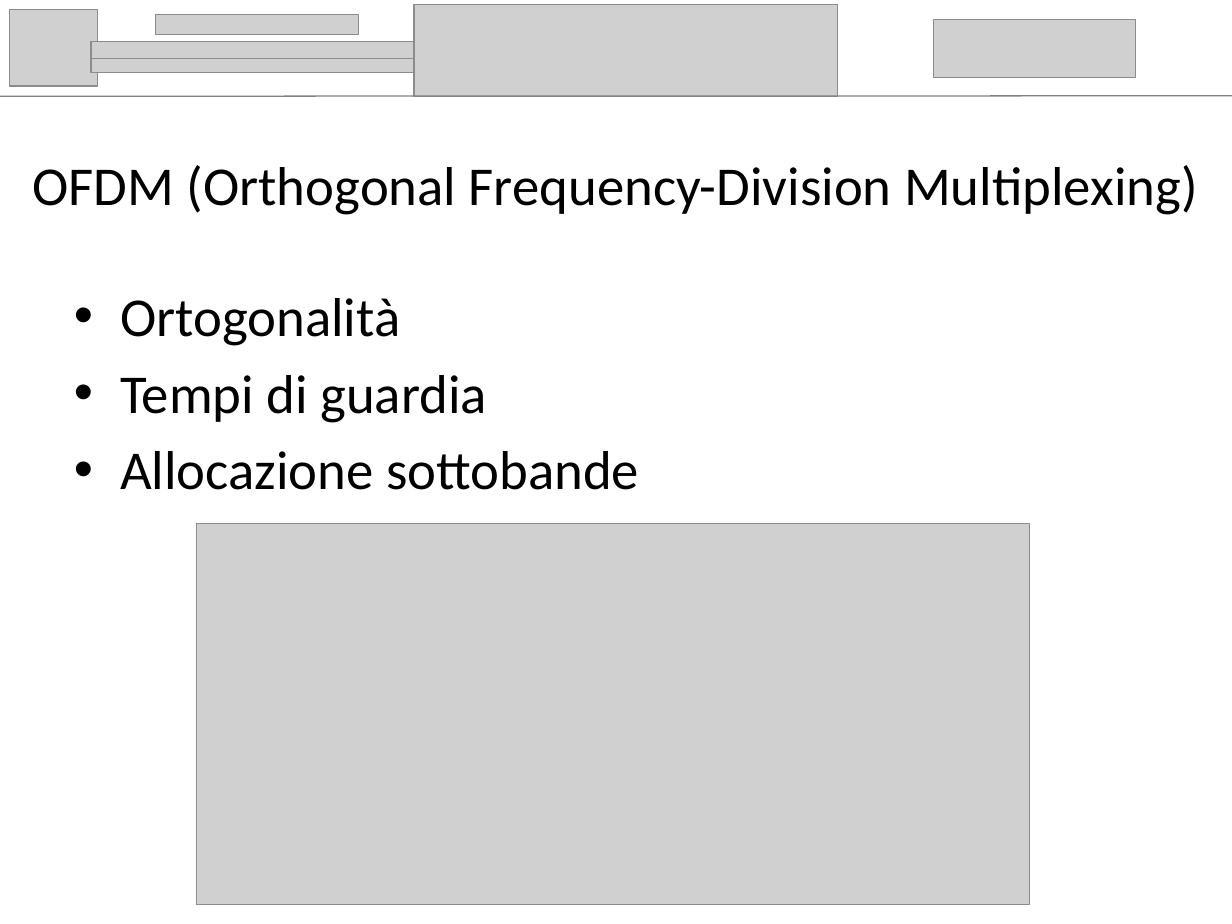
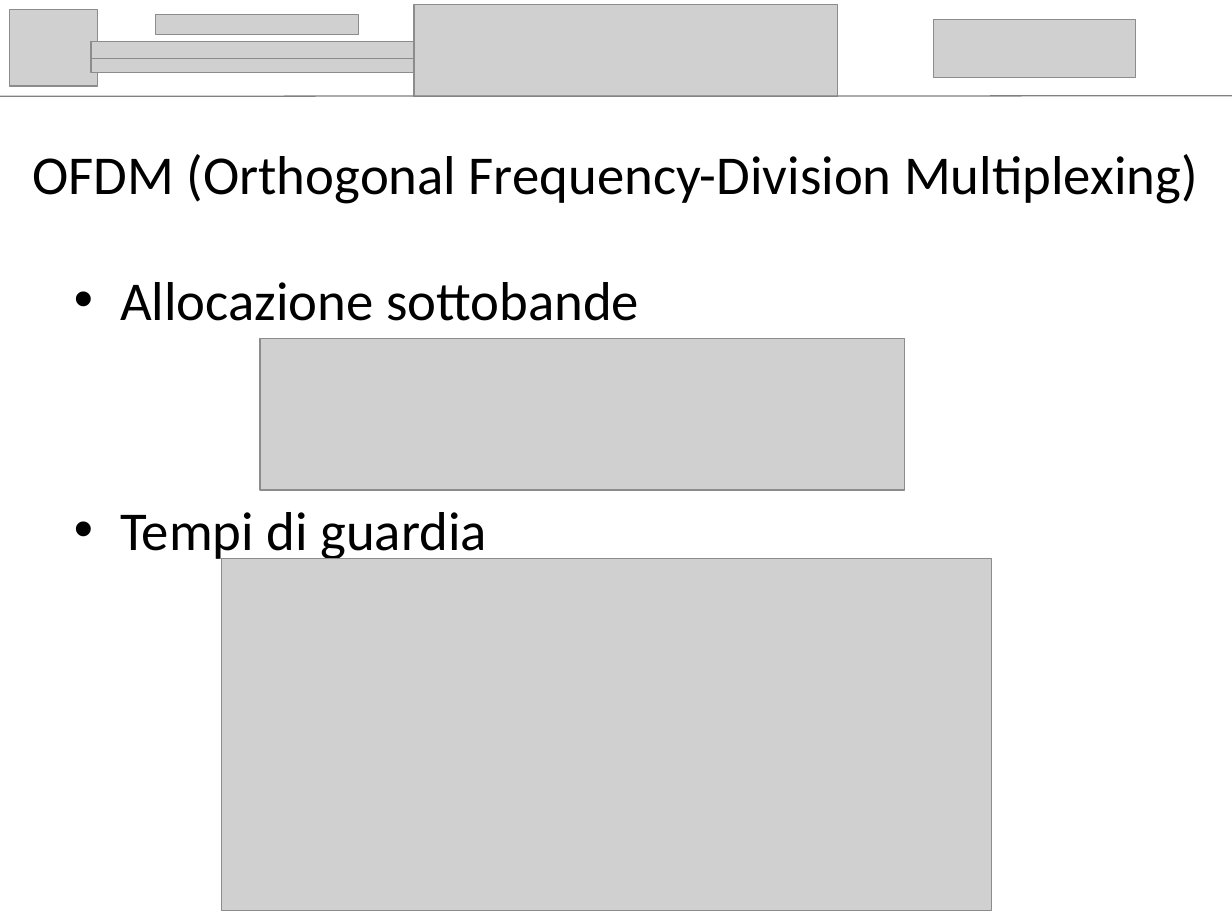
Before and after one commit to AndreaFilippi/LaMiaTesi, a slide deck: slide 8 of presentazione/Andrea_Filippi_presentazione.pptx (slide 4 before the commit). Drawn at 1232x924 pixels with LibreOffice and Linux fonts; fonts in the diff are those of the drawing; grey boxes stand for pictures. Boxes give left, top, right and bottom in pixels: in the first picture for what was removed or moved away, otherwise in the second. Text is boxed around its words. In the diff, an @@ line names an element or a change of style, - is before the commit and + after.

```diff
--- a/presentazione/Andrea_Filippi_presentazione.pptx
+++ b/presentazione/Andrea_Filippi_presentazione.pptx
@@ title "OFDM (Orthogonal Frequency-Division Multiplexing)": place and size @@
-title "OFDM (Orthogonal Frequency-Division Multiplexing)" at [32, 165, 1198, 215]
+title "OFDM (Orthogonal Frequency-Division Multiplexing)" at [32, 154, 1198, 204]
@@ text "Allocazione sottobande": place and size @@
-text "Allocazione sottobande" at [120, 298, 639, 490]
+text "Allocazione sottobande" at [120, 282, 639, 564]
@@ text at [120, 282, 639, 321]: text changed @@
-• Ortogonalità
+• Allocazione sottobande
@@ picture added at [260, 339, 904, 490] @@
@@ text at [120, 451, 639, 490]: paragraph removed @@
-• Allocazione sottobande
@@ picture: place and size @@
-picture at [197, 524, 1030, 904]
+picture at [222, 558, 992, 910]
```
Also in this commit, not shown: 11 other slides changed, 1 slide added, 3 slides removed, 1 other file.
